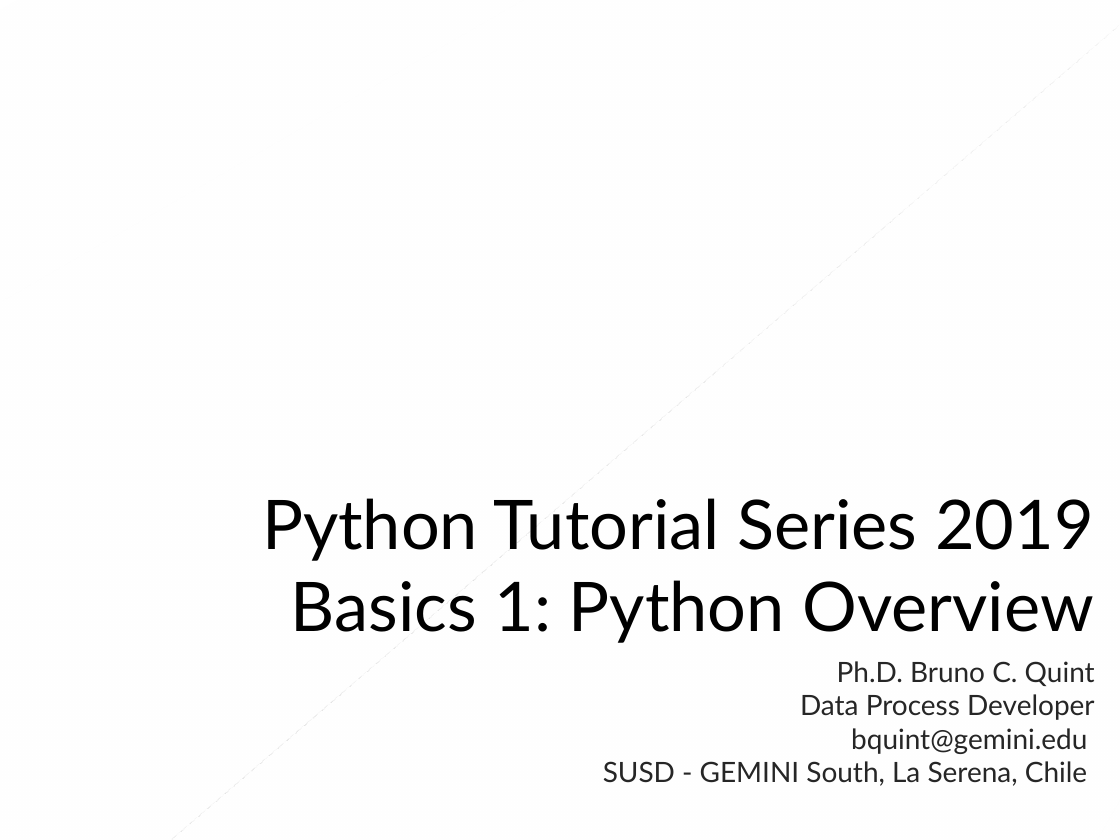
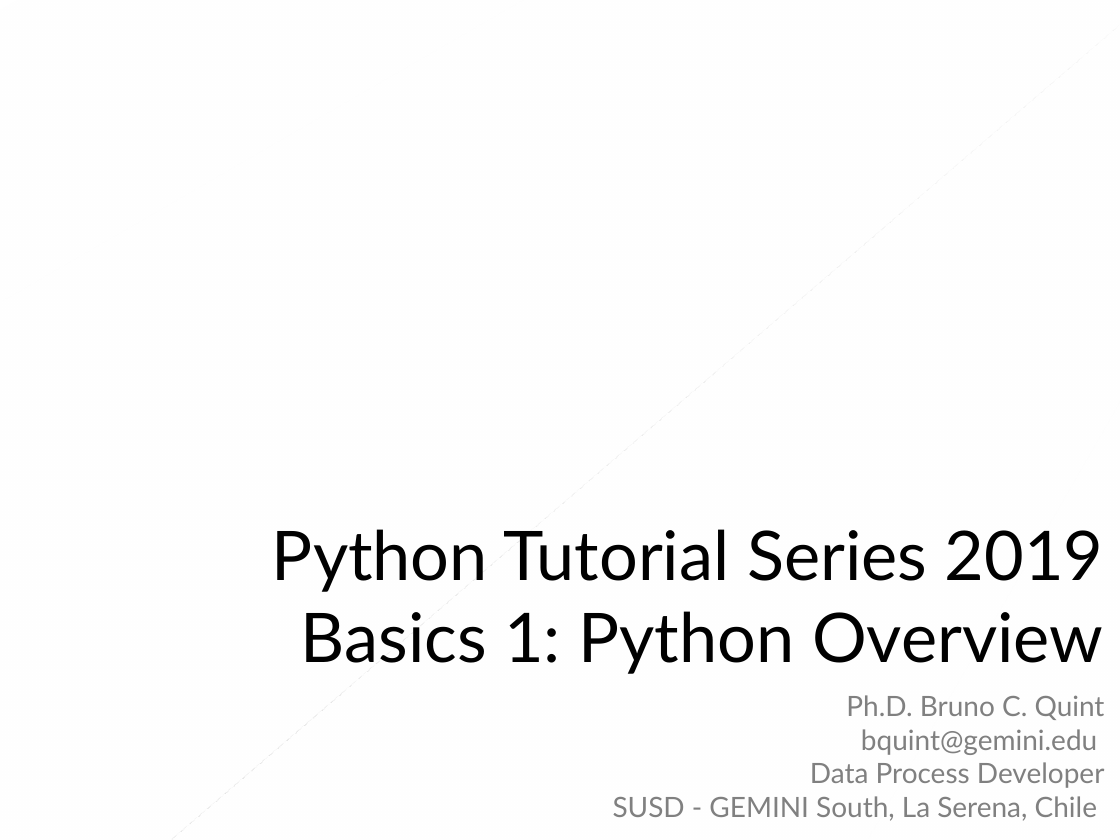
Before and after one commit to b1quint/Python-Tutorial-Series, a slide deck: slide 1 of Presentations/01 - Python Terminal, Scripts and Variables.pptx. Drawn at 1120x840 pixels with LibreOffice and Linux fonts; fonts in the diff are those of the drawing; background and template pictures are left out. Boxes give left, top, right and bottom in pixels: in the first picture for what was removed or moved away, otherwise in the second. Text is boxed around its words. In the diff, an @@ line names an element or a change of style, - is before the commit and + after.

```diff
--- a/Presentations/01 - Python Terminal, Scripts and Variables.pptx
+++ b/Presentations/01 - Python Terminal, Scripts and Variables.pptx
@@ title "Python Tutorial Series 2019 Basics ..." moved from (x1=262, y1=498, x2=1094, y2=643) to (x1=272, y1=529, x2=1104, y2=674) @@
@@ subtitle "Ph.D. Bruno C. Quint" moved from (x1=603, y1=661, x2=1095, y2=786) to (x1=613, y1=695, x2=1105, y2=821) @@
@@ subtitle at (x1=613, y1=695, x2=1105, y2=821): text colour #262626 to #808080 in "Ph.D. Bruno C. Quint", "Data Process Developer", "SUSD - GEMINI South, La Serena, Chile" @@
@@ subtitle at (x1=851, y1=728, x2=1087, y2=754): paragraph removed @@
-bquint@gemini.edu
@@ subtitle at (x1=861, y1=729, x2=1097, y2=755): paragraph added @@
+bquint@gemini.edu
```
Also in this commit, not shown: 1 other file.
